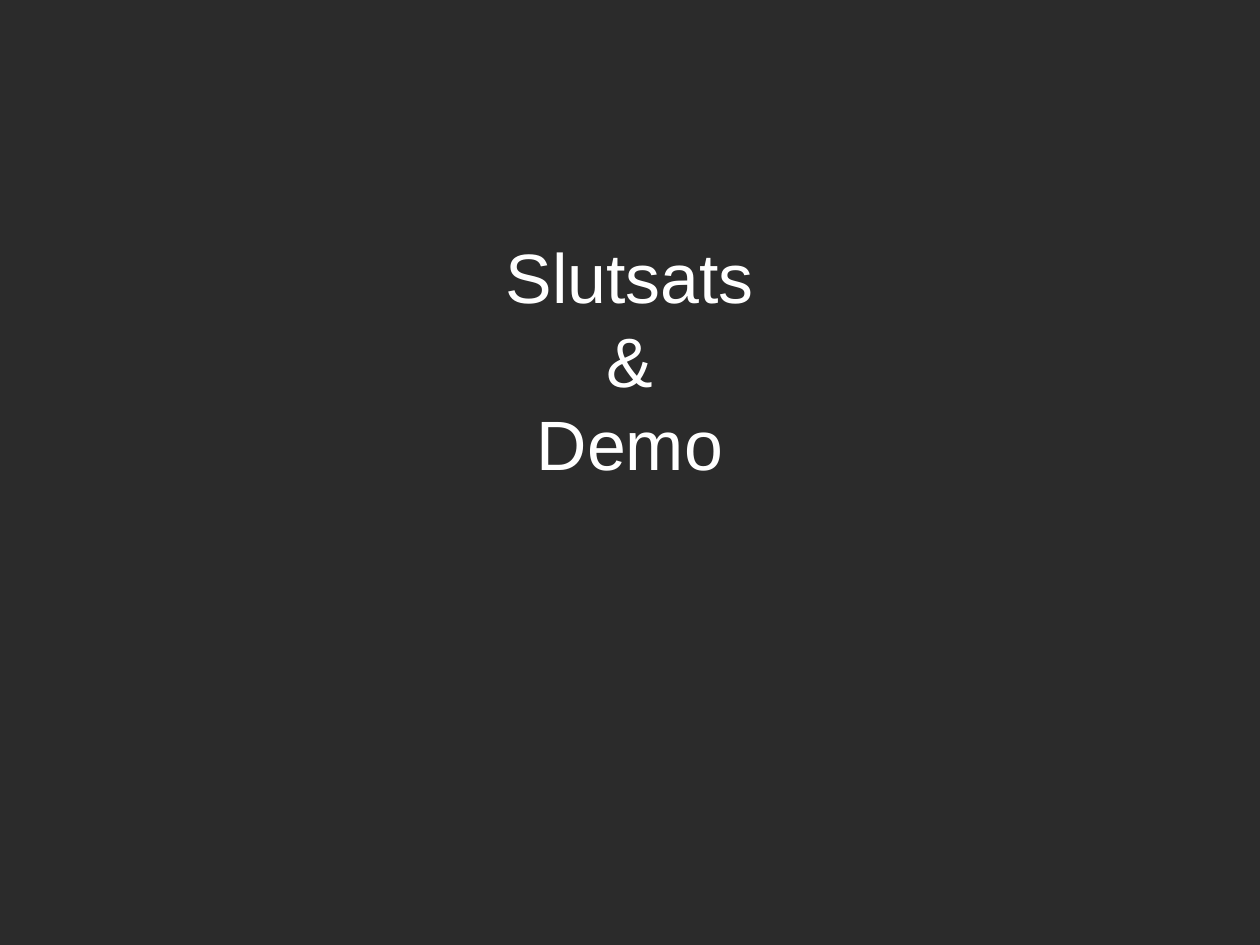
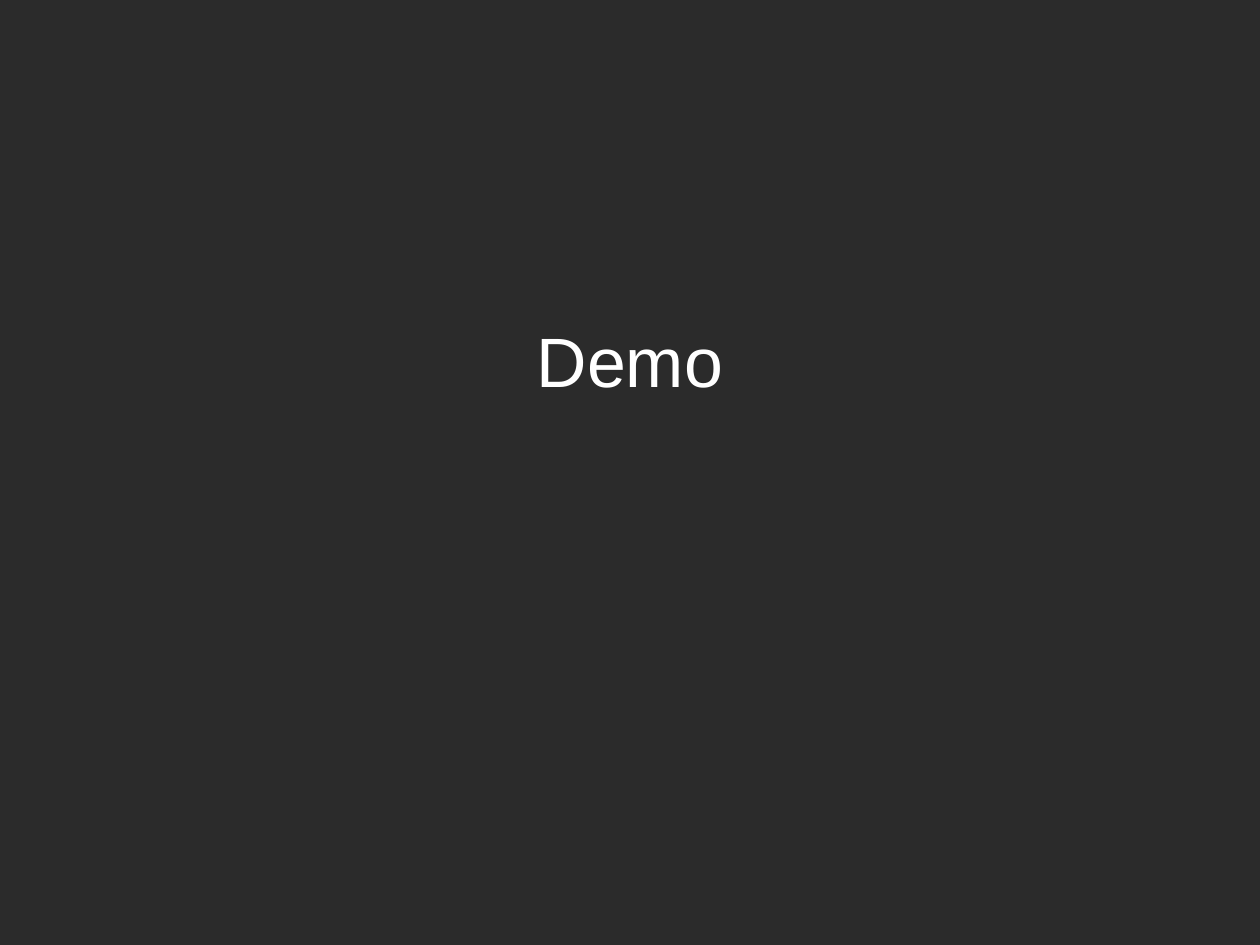
Before and after one commit to michellesanver/onlineprojectplanner, a slide deck: slide 11 of Dokument/Presentation/presentation.odp (slide 9 before the commit). Drawn at 1260x945 pixels with LibreOffice and Linux fonts; fonts in the diff are those of the drawing; background and template pictures are left out; a plain dark background stands for a picture behind light text. Boxes give left, top, right and bottom in pixels: in the first picture for what was removed or moved away, otherwise in the second. Text is boxed around its words. In the diff, an @@ line names an element or a change of style, - is before the commit and + after.

```diff
--- a/Dokument/Presentation/presentation.odp
+++ b/Dokument/Presentation/presentation.odp
@@ title at [537,339,723,388]: text changed @@
-Slutsats
-&
-Demo
+Demo
```
Also in this commit, not shown: 1 other slide changed, 2 slides added.
